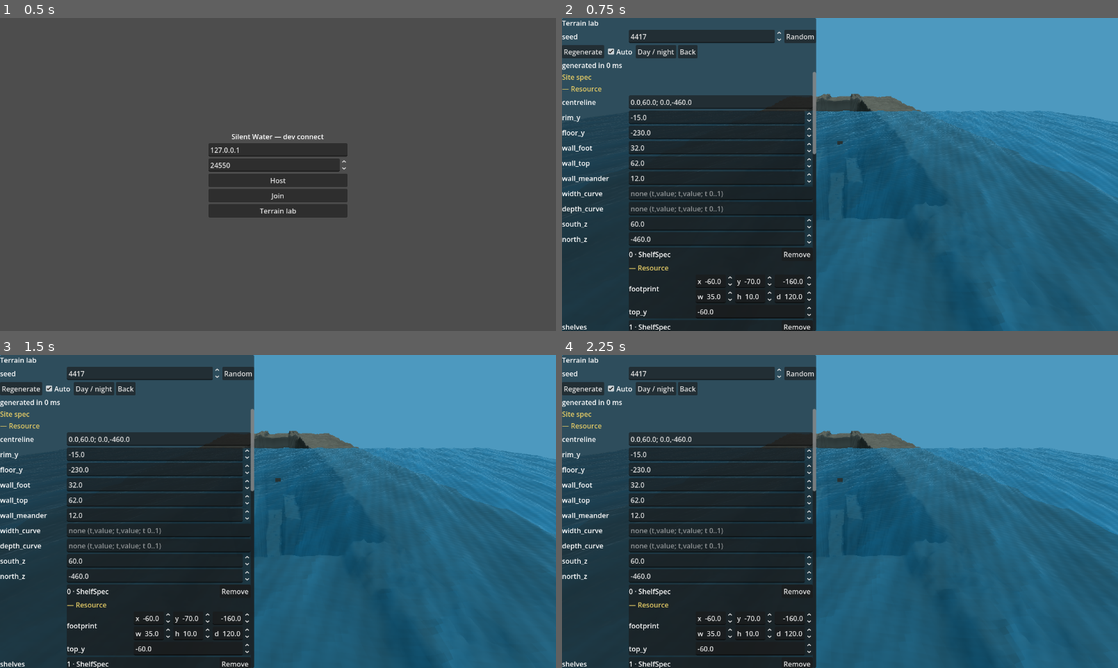
Above: before the commit, frames 1-4 (two rows, left to right).
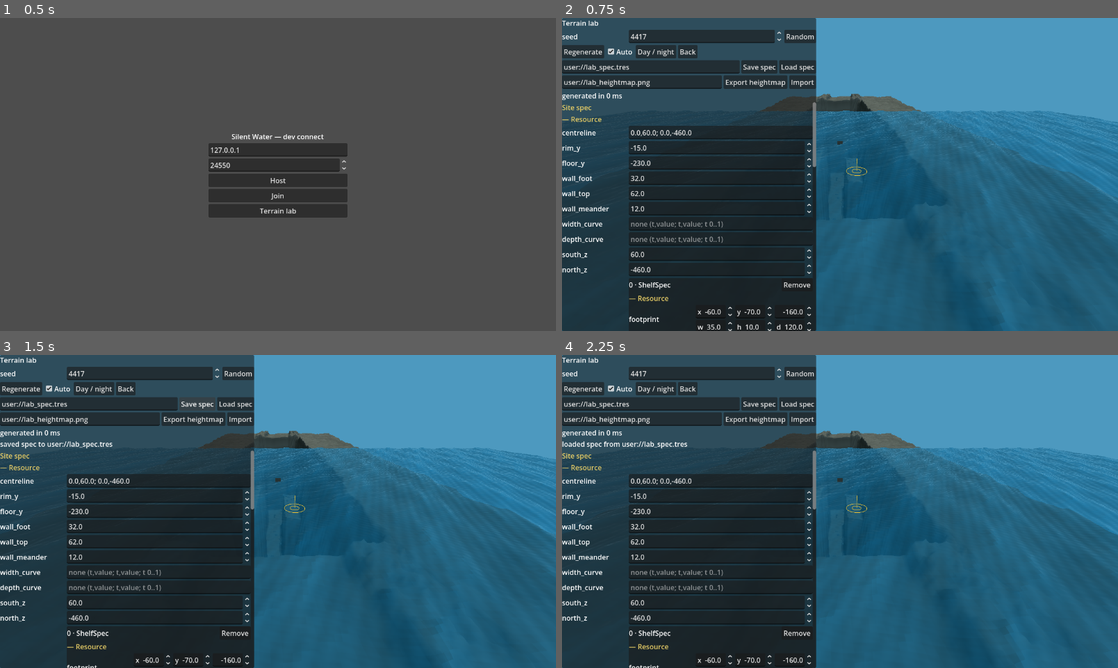
Above: after the commit, the same moments.

Repository: tsebens/silent_water
Game: Godot game, scene res://src/main/main.tscn
Two runs of this game, one before a commit and one after it. Both use one fixed random seed, a clock stepped at 60 frames per second and the inputs below.
Inputs (mouse positions are in pixels of both pictures, inside the frame that each line leads up to):
- Up to frame 1 (0.5 s): no input
- Up to frame 2 (0.75 s): click "Terrain lab" at 0.5 s
- Up to frame 3 (1.5 s): click (200, 405) at 1.25 s, where only the run after the commit has a clickable "Save spec"
- Up to frame 4 (2.25 s): click (795, 405) at 2 s, where only the run after the commit has a clickable "Load spec"

Frame 1 is identical in both runs. In frame 2, 9.5% of the frame differs, in the area x 0-55%, y 13-100%; in frame 3, 11%; in frame 4, 12%.

Commit message:
M9.25 · Terrain lab constraint overlay and spec/heightmap I/O
Refs #206

Co-Authored-By: Claude Sonnet 5.5 <noreply@anthropic.com>

Diff:
--- /dev/null
+++ b/src/lab/constraint_overlay.gd
@@ -0,0 +1,91 @@
+class_name ConstraintOverlay
+extends MeshInstance3D
+## Wireframes for a [SiteSpec]'s constraints, drawn over the terrain in the lab:
+## a [FlatPad] as a ring (with its falloff ring and a post at its height), a
+## [Corridor] as its two edges and centre ramp, a [ClearColumn] as a tall
+## cylinder outline. Lines only; unshaded and drawn on top.
+
+const SEGMENTS: int = 48
+const PAD_COLOR: Color = Color(1.0, 0.8, 0.2)
+const CORRIDOR_COLOR: Color = Color(0.3, 0.9, 1.0)
+const COLUMN_COLOR: Color = Color(1.0, 0.4, 0.8)
+const FALLOFF_ALPHA: float = 0.35
+const COLUMN_HEIGHT: float = 220.0
+
+## Number of line segments in the last [method rebuild], for tests.
+var line_count: int = 0
+
+
+func _init() -> void:
+	name = "ConstraintOverlay"
+	var m: StandardMaterial3D = StandardMaterial3D.new()
+	m.shading_mode = BaseMaterial3D.SHADING_MODE_UNSHADED
+	m.vertex_color_use_as_albedo = true
+	m.no_depth_test = true
+	m.render_priority = 10
+	material_override = m
+	cast_shadow = GeometryInstance3D.SHADOW_CASTING_SETTING_OFF
+
+
+func rebuild(spec: SiteSpec) -> void:
+	var im: ImmediateMesh = ImmediateMesh.new()
+	line_count = 0
+	if spec != null and not spec.constraints.is_empty():
+		im.surface_begin(Mesh.PRIMITIVE_LINES)
+		for c: SiteConstraint in spec.constraints:
+			if c == null:
+				continue
+			if c is FlatPad:
+				var p: FlatPad = c
+				_ring(im, p.centre, p.radius, p.height, PAD_COLOR)
+				_ring(im, p.centre, p.radius + p.falloff, p.height, _faint(PAD_COLOR))
+				_line(im, Vector3(p.centre.x, p.height, p.centre.y), Vector3(p.centre.x, p.height + 30.0, p.centre.y), PAD_COLOR)
+			elif c is Corridor:
+				_corridor(im, c)
+			elif c is ClearColumn:
+				var cc: ClearColumn = c
+				_ring(im, cc.centre, cc.radius, 0.0, COLUMN_COLOR)
+				_ring(im, cc.centre, cc.radius, COLUMN_HEIGHT * -1.0, COLUMN_COLOR)
+				for k: int in range(4):
+					var a: float = k * TAU / 4.0
+					var xz: Vector2 = cc.centre + Vector2(cos(a), sin(a)) * cc.radius
+					_line(im, Vector3(xz.x, 0.0, xz.y), Vector3(xz.x, -COLUMN_HEIGHT, xz.y), COLUMN_COLOR)
+		im.surface_end()
+	mesh = im if line_count > 0 else null
+
+
+func _faint(c: Color) -> Color:
+	return Color(c.r, c.g, c.b, FALLOFF_ALPHA)
+
+
+func _line(im: ImmediateMesh, from: Vector3, to: Vector3, color: Color) -> void:
+	im.surface_set_color(color)
+	im.surface_add_vertex(from)
+	im.surface_set_color(color)
+	im.surface_add_vertex(to)
+	line_count += 1
+
+
+func _ring(im: ImmediateMesh, centre: Vector2, radius: float, y: float, color: Color) -> void:
+	for i: int in range(SEGMENTS):
+		var a0: float = i * TAU / SEGMENTS
+		var a1: float = (i + 1) * TAU / SEGMENTS
+		_line(im,
+			Vector3(centre.x + cos(a0) * radius, y, centre.y + sin(a0) * radius),
+			Vector3(centre.x + cos(a1) * radius, y, centre.y + sin(a1) * radius), color)
+
+
+func _corridor(im: ImmediateMesh, c: Corridor) -> void:
+	var dir: Vector2 = Vector2(c.b.x - c.a.x, c.b.z - c.a.z)
+	var side: Vector2 = Vector2(-dir.y, dir.x).normalized() * c.width * 0.5 if dir.length() > 0.0001 else Vector2(c.width * 0.5, 0.0)
+	var a: Vector3 = c.a
+	var b: Vector3 = c.b
+	_line(im, a, b, CORRIDOR_COLOR)
+	var al: Vector3 = a + Vector3(side.x, 0.0, side.y)
+	var ar: Vector3 = a - Vector3(side.x, 0.0, side.y)
+	var bl: Vector3 = b + Vector3(side.x, 0.0, side.y)
+	var br: Vector3 = b - Vector3(side.x, 0.0, side.y)
+	_line(im, al, bl, CORRIDOR_COLOR)
+	_line(im, ar, br, CORRIDOR_COLOR)
+	_line(im, al, ar, CORRIDOR_COLOR)
+	_line(im, bl, br, CORRIDOR_COLOR)
--- a/src/lab/lab_panel.gd
+++ b/src/lab/lab_panel.gd
@@ -10,7 +10,14 @@
 signal regenerate_requested
 signal lighting_toggled
 signal back_requested
-
+## Spec or heightmap file actions, with the path typed in the panel.
+signal save_spec_requested(path: String)
+signal load_spec_requested(path: String)
+signal export_heightmap_requested(path: String)
+signal import_heightmap_requested(path: String)
+
+const DEFAULT_SPEC_PATH: String = "user://lab_spec.tres"
+const DEFAULT_HEIGHTMAP_PATH: String = "user://lab_heightmap.png"
 const SECTION_SPEC: String = "spec"
 const SECTION_SITE: String = "site"
 const ROW_LABEL_WIDTH: float = 150.0
@@ -27,6 +34,7 @@
 var _readout: Label
 var _auto: CheckBox
 var _body: VBoxContainer
+var _constraints_rebuild: Callable = Callable()
 
 
 ## Exported properties of [param obj]'s own scripts (base classes included), in
@@ -44,6 +52,7 @@
 	spec = new_spec
 	tunables = new_tunables
 	_controls.clear()
+	_constraints_rebuild = Callable()
 	for child: Node in get_children():
 		child.queue_free()
 	custom_minimum_size = Vector2(400.0, 0.0)
@@ -67,6 +76,51 @@
 ## SECTION_SPEC] or [constant SECTION_SITE]), or null.
 func control_for(section: String, prop: String) -> Control:
 	return _controls.get(section + "/" + prop) as Control
+
+
+## Model API for the constraint list (what the buttons call). Each edits
+## [member spec], refreshes the list and emits [signal changed].
+func add_constraint(kind: Script) -> SiteConstraint:
+	var c: SiteConstraint = kind.new() as SiteConstraint
+	if c == null:
+		return null
+	spec.constraints.append(c)
+	_constraints_edited()
+	return c
+
+
+## Moves constraint [param index] by [param offset] in x, z. A [Corridor] moves
+## both ends. Returns false for a bad index.
+func move_constraint(index: int, offset: Vector2) -> bool:
+	if index < 0 or index >= spec.constraints.size():
+		return false
+	var c: SiteConstraint = spec.constraints[index]
+	if c is FlatPad:
+		(c as FlatPad).centre += offset
+	elif c is ClearColumn:
+		(c as ClearColumn).centre += offset
+	elif c is Corridor:
+		var cor: Corridor = c
+		cor.a += Vector3(offset.x, 0.0, offset.y)
+		cor.b += Vector3(offset.x, 0.0, offset.y)
+	else:
+		return false
+	_constraints_edited()
+	return true
+
+
+func remove_constraint(index: int) -> bool:
+	if index < 0 or index >= spec.constraints.size():
+		return false
+	spec.constraints.remove_at(index)
+	_constraints_edited()
+	return true
+
+
+func _constraints_edited() -> void:
+	if _constraints_rebuild.is_valid():
+		_constraints_rebuild.call()
+	changed.emit()
 
 
 func set_readout(text: String) -> void:
@@ -116,10 +170,35 @@
 	back.pressed.connect(func() -> void: back_requested.emit())
 	buttons.add_child(back)
 	box.add_child(buttons)
+	box.add_child(_build_io_rows())
 	_readout = Label.new()
 	_readout.autowrap_mode = TextServer.AUTOWRAP_WORD_SMART
 	box.add_child(_readout)
 	return box
+
+
+func _build_io_rows() -> Control:
+	var box: VBoxContainer = VBoxContainer.new()
+	box.add_child(_io_row(DEFAULT_SPEC_PATH, "Save spec", save_spec_requested, "Load spec", load_spec_requested))
+	box.add_child(_io_row(DEFAULT_HEIGHTMAP_PATH, "Export heightmap", export_heightmap_requested, "Import", import_heightmap_requested))
+	return box
+
+
+func _io_row(default_path: String, a_text: String, a_signal: Signal, b_text: String, b_signal: Signal) -> Control:
+	var row: HBoxContainer = HBoxContainer.new()
+	var path: LineEdit = LineEdit.new()
+	path.text = default_path
+	path.size_flags_horizontal = Control.SIZE_EXPAND_FILL
+	row.add_child(path)
+	var a: Button = Button.new()
+	a.text = a_text
+	a.pressed.connect(func() -> void: a_signal.emit(path.text))
+	row.add_child(a)
+	var b: Button = Button.new()
+	b.text = b_text
+	b.pressed.connect(func() -> void: b_signal.emit(path.text))
+	row.add_child(b)
+	return row
 
 
 func _heading(text: String) -> Label:
@@ -359,10 +438,15 @@
 			items.add_child(_element_editor(arr, i, rebuild))
 	add.pressed.connect(func() -> void:
 		var arr: Array = obj.get(pname)
+		if hint.ends_with("SiteConstraint"):
+			add_constraint(kinds[kind_pick.selected])
+			return
 		arr.append(kinds[kind_pick.selected].new())
 		rebuild.call()
 		changed.emit()
 	)
+	if hint.ends_with("SiteConstraint"):
+		_constraints_rebuild = rebuild
 	rebuild.call()
 	return box
 
@@ -380,6 +464,9 @@
 	var remove: Button = Button.new()
 	remove.text = "Remove"
 	remove.pressed.connect(func() -> void:
+		if element is SiteConstraint:
+			remove_constraint(index)
+			return
 		arr.remove_at(index)
 		rebuild.call()
 		changed.emit()
--- a/src/lab/terrain_lab.gd
+++ b/src/lab/terrain_lab.gd
@@ -14,12 +14,15 @@
 ## Auto-regeneration waits for the button once a build takes longer than this.
 const AUTO_MAX_MS: float = 1500.0
 const AUTO_DELAY: float = 0.4
+## Sample spacing of exported heightmaps (m).
+const EXPORT_CELL: float = 2.0
 
 var spec: SiteSpec
 var tunables: CanyonSite = CanyonSite.new()
 var site: CanyonSite
 var camera: LabCamera
 var panel: LabPanel
+var overlay: ConstraintOverlay
 var last_build_ms: float = 0.0
 var preset: LightPreset = DAY
 
@@ -29,6 +32,7 @@
 var _env: Environment
 var _debounce: Timer
 var _stale: bool = false
+var _message: String = ""
 
 
 ## A site built the way the game builds one, from [param site_spec] with the
@@ -69,6 +73,8 @@
 	_ocean = OceanSurface.new()
 	_ocean.name = "OceanSurface"
 	add_child(_ocean)
+	overlay = ConstraintOverlay.new()
+	add_child(overlay)
 	camera = LabCamera.new()
 	camera.name = "Camera"
 	add_child(camera)
@@ -88,6 +94,10 @@
 	panel.regenerate_requested.connect(regenerate)
 	panel.lighting_toggled.connect(toggle_lighting)
 	panel.back_requested.connect(back)
+	panel.save_spec_requested.connect(save_spec)
+	panel.load_spec_requested.connect(load_spec)
+	panel.export_heightmap_requested.connect(export_heightmap)
+	panel.import_heightmap_requested.connect(import_heightmap)
 	layer.add_child(panel)
 	_debounce = Timer.new()
 	_debounce.one_shot = true
@@ -107,6 +117,50 @@
 	_site_holder.add_child(site)
 	last_build_ms = (Time.get_ticks_usec() - t0) / 1000.0
 	_stale = false
+	overlay.rebuild(spec)
+	_update_readout()
+
+
+## Writes the spec being edited to [param path] as `.tres`.
+func save_spec(path: String) -> Error:
+	var err: Error = SiteIO.save_spec(spec, path)
+	_note("saved spec to %s" % path if err == OK else "save failed: %s" % error_string(err))
+	return err
+
+
+## Replaces the edited spec with the one at [param path] and rebuilds the panel.
+func load_spec(path: String) -> bool:
+	var loaded: SiteSpec = SiteIO.load_spec(path)
+	if loaded == null:
+		_note("could not load a spec from %s" % path)
+		return false
+	spec = loaded
+	panel.setup(spec, tunables)
+	regenerate()
+	_note("loaded spec from %s" % path)
+	return true
+
+
+## Exports the current ground over the generator's grid as a heightmap.
+func export_heightmap(path: String) -> Error:
+	var extent: Rect2 = Rect2(CanyonSite.GRID_MIN, CanyonSite.GRID_MAX - CanyonSite.GRID_MIN)
+	var err: Error = SiteIO.export_heightmap(site, extent, EXPORT_CELL, path)
+	_note("exported heightmap to %s" % path if err == OK else "export failed: %s" % error_string(err))
+	return err
+
+
+## Reads a heightmap back and reports its size and range (a check, not an edit).
+func import_heightmap(path: String) -> Dictionary:
+	var data: Dictionary = SiteIO.import_heightmap(path)
+	if data.is_empty():
+		_note("could not import a heightmap from %s" % path)
+	else:
+		_note("imported %dx%d heightmap, y %.1f..%.1f" % [data["width"], data["height"], data["min_y"], data["max_y"]])
+	return data
+
+
+func _note(text: String) -> void:
+	_message = text
 	_update_readout()
 
 
@@ -134,6 +188,7 @@
 
 
 func _on_changed() -> void:
+	overlay.rebuild(spec)
 	_stale = true
 	_update_readout()
 	if panel.auto_regenerate() and last_build_ms <= AUTO_MAX_MS:
@@ -148,6 +203,8 @@
 func _update_readout() -> void:
 	var lines: PackedStringArray = PackedStringArray()
 	lines.append("generated in %.0f ms%s" % [last_build_ms, "   (edited: press Regenerate)" if _stale else ""])
+	if _message != "":
+		lines.append(_message)
 	for problem: String in spec.validate():
 		lines.append("! " + problem)
 	panel.set_readout("\n".join(lines))
--- /dev/null
+++ b/src/site/site_io.gd
@@ -0,0 +1,96 @@
+class_name SiteIO
+extends RefCounted
+## Saving, loading and exporting dive-site data for the terrain lab: a
+## [SiteSpec] as `.tres`, and the generated ground as a 16-bit heightmap with a
+## JSON sidecar.
+##
+## Heightmap format: a PNG where each pixel's 16-bit height code is stored as
+## red (high byte) and green (low byte); blue is 0. (Godot has no 16-bit
+## greyscale format, and this stays lossless.) Row 0 is the minimum z. The code
+## maps linearly onto [min_y, max_y]: y = min_y + code / 65535 * (max_y - min_y),
+## so one step is (max_y - min_y) / 65535. The sidecar `<path>.json` holds the
+## extent, cell size, grid size and vertical range.
+
+const LEVELS: float = 65535.0
+
+
+static func sidecar_path(image_path: String) -> String:
+	return image_path.get_basename() + ".json"
+
+
+static func save_spec(spec: SiteSpec, path: String) -> Error:
+	return ResourceSaver.save(spec, path)
+
+
+## The spec at [param path], or null if it is missing or not a [SiteSpec].
+static func load_spec(path: String) -> SiteSpec:
+	if not ResourceLoader.exists(path):
+		return null
+	var res: Resource = ResourceLoader.load(path, "", ResourceLoader.CACHE_MODE_IGNORE)
+	return res as SiteSpec
+
+
+## Samples [param site] over [param extent] (x, z rectangle) every [param cell]
+## metres and writes the PNG and its sidecar. Returns OK or an error.
+static func export_heightmap(site: CanyonSite, extent: Rect2, cell: float, path: String) -> Error:
+	var w: int = maxi(int(floor(extent.size.x / cell)) + 1, 2)
+	var h: int = maxi(int(floor(extent.size.y / cell)) + 1, 2)
+	var heights: PackedFloat32Array = PackedFloat32Array()
+	heights.resize(w * h)
+	var lo: float = INF
+	var hi: float = -INF
+	for j: int in range(h):
+		for i: int in range(w):
+			var y: float = site.height_at(extent.position.x + i * cell, extent.position.y + j * cell)
+			heights[j * w + i] = y
+			lo = minf(lo, y)
+			hi = maxf(hi, y)
+	if hi - lo < 0.001:
+		hi = lo + 0.001
+	var img: Image = Image.create(w, h, false, Image.FORMAT_RGB8)
+	for j: int in range(h):
+		for i: int in range(w):
+			var code: int = clampi(roundi((heights[j * w + i] - lo) / (hi - lo) * LEVELS), 0, 65535)
+			img.set_pixel(i, j, Color8(code >> 8, code & 255, 0))
+	var err: Error = img.save_png(path)
+	if err != OK:
+		return err
+	var meta: Dictionary = {
+		"format": "rg16",
+		"x_min": extent.position.x, "z_min": extent.position.y,
+		"x_max": extent.position.x + (w - 1) * cell, "z_max": extent.position.y + (h - 1) * cell,
+		"cell": cell, "width": w, "height": h,
+		"min_y": lo, "max_y": hi, "vertical_scale": (hi - lo) / LEVELS,
+	}
+	var f: FileAccess = FileAccess.open(sidecar_path(path), FileAccess.WRITE)
+	if f == null:
+		return FileAccess.get_open_error()
+	f.store_string(JSON.stringify(meta, "\t"))
+	f.close()
+	return OK
+
+
+## Reads a heightmap written by [method export_heightmap]. Returns {} on
+## failure, else the sidecar fields plus `heights` (PackedFloat32Array, row-major).
+static func import_heightmap(path: String) -> Dictionary:
+	var f: FileAccess = FileAccess.open(sidecar_path(path), FileAccess.READ)
+	if f == null:
+		return {}
+	var meta: Variant = JSON.parse_string(f.get_as_text())
+	f.close()
+	if not meta is Dictionary or not (meta as Dictionary).has_all(["width", "height", "min_y", "max_y"]):
+		return {}
+	var out: Dictionary = meta
+	var img: Image = Image.load_from_file(path)
+	if img == null or img.get_width() != int(out["width"]) or img.get_height() != int(out["height"]):
+		return {}
+	var lo: float = out["min_y"]
+	var hi: float = out["max_y"]
+	var heights: PackedFloat32Array = PackedFloat32Array()
+	for j: int in range(img.get_height()):
+		for i: int in range(img.get_width()):
+			var c: Color = img.get_pixel(i, j)
+			var code: int = (roundi(c.r * 255.0) << 8) | roundi(c.g * 255.0)
+			heights.append(lo + code / LEVELS * (hi - lo))
+	out["heights"] = heights
+	return out
--- a/tests/unit/test_terrain_lab.gd
+++ b/tests/unit/test_terrain_lab.gd
@@ -102,3 +102,127 @@
 	var pts: PackedVector2Array = PackedVector2Array([Vector2(1, 2), Vector2(-3.5, 4)])
 	expect_eq(LabPanel.text_to_points(LabPanel.points_to_text(pts)), pts)
 	expect_eq(LabPanel.text_to_points("junk; 1,x; 5,6").size(), 1)
+
+
+func _lab() -> TerrainLab:
+	var lab: TerrainLab = (load(TerrainLab.SCENE_PATH) as PackedScene).instantiate() as TerrainLab
+	runner.add_child(lab)
+	return lab
+
+
+func test_panel_adds_moves_removes_each_constraint_type() -> void:
+	var lab: TerrainLab = _lab()
+	await runner.get_tree().process_frame
+	lab.panel.auto_regenerate()
+	var base_count: int = lab.spec.constraints.size()
+	var probe: Vector2 = Vector2(-20, -100)
+	var before: float = lab.site.height_at(probe.x, probe.y)
+	# FlatPad
+	var pad: FlatPad = lab.panel.add_constraint(FlatPad) as FlatPad
+	expect_eq(lab.spec.constraints.size(), base_count + 1, "pad added")
+	pad.centre = probe
+	pad.height = -77.0
+	pad.radius = 6.0
+	lab.regenerate()
+	expect(absf(lab.site.height_at(probe.x, probe.y) - (-77.0)) < 0.5, "terrain follows the pad")
+	var idx: int = lab.spec.constraints.size() - 1
+	expect(lab.panel.move_constraint(idx, Vector2(30, 0)), "pad moved")
+	expect_eq(pad.centre, probe + Vector2(30, 0))
+	lab.regenerate()
+	expect(absf(lab.site.height_at(probe.x, probe.y) - (-77.0)) > 1.0, "terrain left the old spot")
+	expect(lab.panel.remove_constraint(idx), "pad removed")
+	lab.regenerate()
+	expect_eq(lab.site.height_at(probe.x, probe.y), before, "terrain restored")
+	# Corridor
+	var cor: Corridor = lab.panel.add_constraint(Corridor) as Corridor
+	idx = lab.spec.constraints.size() - 1
+	expect(lab.panel.move_constraint(idx, Vector2(5, 7)), "corridor moved")
+	expect_eq(cor.a, Vector3(5, 0, 7))
+	expect_eq(cor.b, Vector3(5, 0, -43))
+	lab.regenerate()
+	expect(lab.overlay.line_count > 0, "overlay draws the corridor")
+	expect(lab.panel.remove_constraint(idx), "corridor removed")
+	# ClearColumn
+	var col: ClearColumn = lab.panel.add_constraint(ClearColumn) as ClearColumn
+	idx = lab.spec.constraints.size() - 1
+	lab.panel.move_constraint(idx, Vector2(-9, 4))
+	expect_eq(col.centre, Vector2(-9, 4))
+	lab.regenerate()
+	var with_col: int = lab.overlay.line_count
+	expect(with_col > 0, "overlay draws the column")
+	expect(lab.panel.remove_constraint(idx), "column removed")
+	expect_eq(lab.spec.constraints.size(), base_count, "back to the original constraints")
+	expect(not lab.panel.remove_constraint(99), "bad index rejected")
+	lab.regenerate()
+	expect(lab.overlay.line_count < with_col, "overlay follows the spec")
+	lab.free()
+
+
+func test_spec_save_load_round_trips() -> void:
+	var spec: SiteSpec = (load(CanyonSite.PRESET) as SiteSpec).duplicate_deep()
+	spec.seed = 31337
+	spec.rim_y = -20.0
+	spec.centreline = PackedVector2Array([Vector2(1, 50), Vector2(8, -200)])
+	var pad: FlatPad = FlatPad.new()
+	pad.label = "p"
+	pad.centre = Vector2(3, -4)
+	pad.radius = 7.0
+	pad.height = -88.0
+	pad.falloff = 5.0
+	var cor: Corridor = Corridor.new()
+	cor.a = Vector3(1, -50, 2)
+	cor.b = Vector3(3, -60, -90)
+	cor.width = 9.0
+	cor.max_slope = 0.3
+	var col: ClearColumn = ClearColumn.new()
+	col.centre = Vector2(-5, -6)
+	col.radius = 11.0
+	spec.constraints = [pad, cor, col] as Array[SiteConstraint]
+	var path: String = "user://test_spec_roundtrip.tres"
+	expect_eq(SiteIO.save_spec(spec, path), OK)
+	var back: SiteSpec = SiteIO.load_spec(path)
+	expect(back != null, "loads")
+	expect_eq(back.seed, 31337)
+	expect_eq(back.rim_y, -20.0)
+	expect_eq(back.centreline, spec.centreline)
+	expect_eq(back.shelves.size(), spec.shelves.size())
+	expect_eq(back.constraints.size(), 3)
+	for p: Dictionary in LabPanel.exported_properties(spec):
+		if p["name"] in ["constraints", "shelves", "width_curve", "depth_curve"]:
+			continue
+		expect_eq(back.get(p["name"]), spec.get(p["name"]), str(p["name"]))
+	for k: int in range(3):
+		for p: Dictionary in LabPanel.exported_properties(spec.constraints[k]):
+			expect_eq(back.constraints[k].get(p["name"]), spec.constraints[k].get(p["name"]), "%d %s" % [k, p["name"]])
+		expect_eq(back.constraints[k].get_script(), spec.constraints[k].get_script(), "type %d" % k)
+	expect(SiteIO.load_spec("user://does_not_exist.tres") == null, "missing file gives null")
+	DirAccess.remove_absolute(ProjectSettings.globalize_path(path))
+
+
+func test_heightmap_export_import_round_trips() -> void:
+	var spec: SiteSpec = (load(CanyonSite.PRESET) as SiteSpec).duplicate_deep()
+	var site: CanyonSite = TerrainLab.build_site(spec)
+	var extent: Rect2 = Rect2(-80.0, -300.0, 120.0, 100.0)
+	var cell: float = 4.0
+	var path: String = "user://test_heightmap.png"
+	expect_eq(SiteIO.export_heightmap(site, extent, cell, path), OK)
+	var data: Dictionary = SiteIO.import_heightmap(path)
+	expect(not data.is_empty(), "imports")
+	expect(data.has("x_min") and data.has("z_min") and data.has("x_max") and data.has("z_max"), "sidecar has the extent")
+	expect(data.has("min_y") and data.has("max_y") and data.has("vertical_scale"), "sidecar has the vertical scale")
+	expect_eq(float(data["x_min"]), extent.position.x)
+	var step: float = (float(data["max_y"]) - float(data["min_y"])) / 65535.0
+	expect(absf(float(data["vertical_scale"]) - step) < 0.00001, "vertical scale is range / 65535")
+	var heights: PackedFloat32Array = data["heights"]
+	var w: int = data["width"]
+	var h: int = data["height"]
+	expect_eq(heights.size(), w * h)
+	var worst: float = 0.0
+	for j: int in range(h):
+		for i: int in range(w):
+			var y: float = site.height_at(extent.position.x + i * cell, extent.position.y + j * cell)
+			worst = maxf(worst, absf(heights[j * w + i] - y))
+	expect(worst <= step * 1.01 + 0.0001, "within one quantisation step (worst %f, step %f)" % [worst, step])
+	DirAccess.remove_absolute(ProjectSettings.globalize_path(path))
+	DirAccess.remove_absolute(ProjectSettings.globalize_path(SiteIO.sidecar_path(path)))
+	site.free()
Not shown, added: src/lab/constraint_overlay.gd.uid
Not shown, added: src/site/site_io.gd.uid
Not shown, changed: docs/playtest.md
